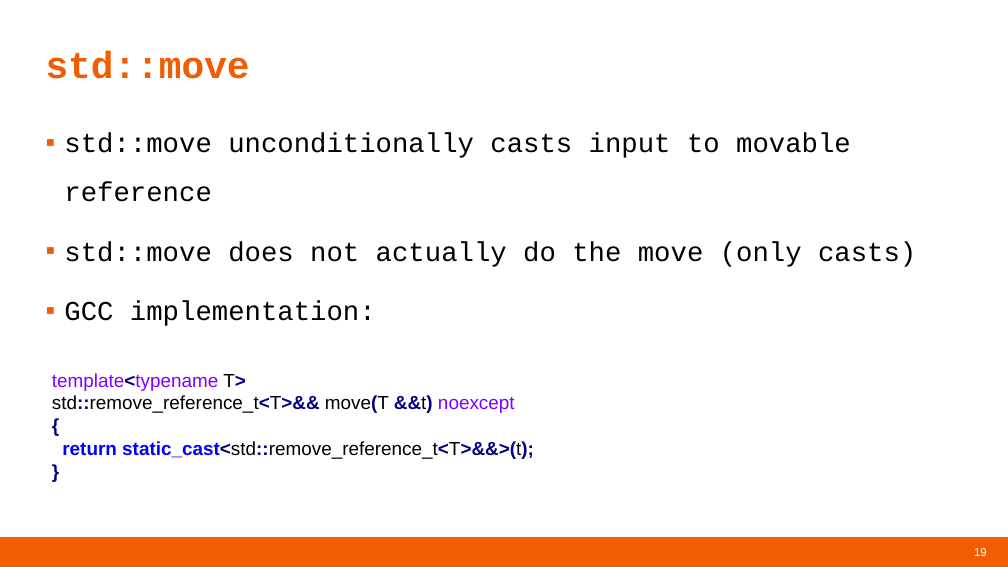
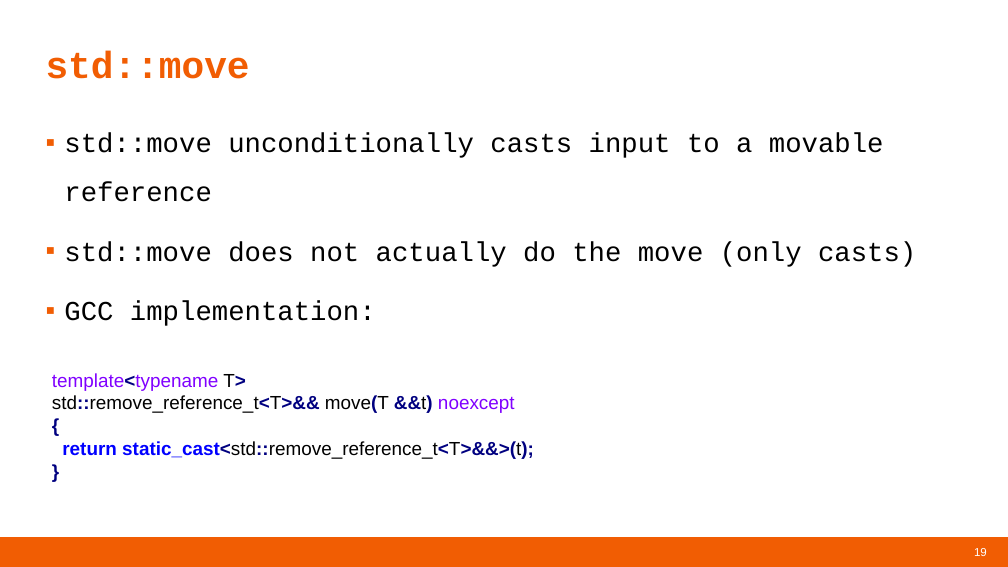
Before and after one commit to williamnagels/cpptraining, a slide deck: slide 19 of slides/2.reference_semantics.pptx. Drawn at 1008x567 pixels with LibreOffice and Linux fonts; fonts in the diff are those of the drawing; background and template pictures are left out. Boxes give left, top, right and bottom in pixels: in the first picture for what was removed or moved away, otherwise in the second. Text is boxed around its words. In the diff, an @@ line names an element or a change of style, - is before the commit and + after.

```diff
--- a/slides/2.reference_semantics.pptx
+++ b/slides/2.reference_semantics.pptx
@@ text at [64,133,884,202]: text changed @@
-▪ std::move unconditionally casts input to movable reference
+▪ std::move unconditionally casts input to a movable reference
```
Also in this commit, not shown: 3 other slides changed.
